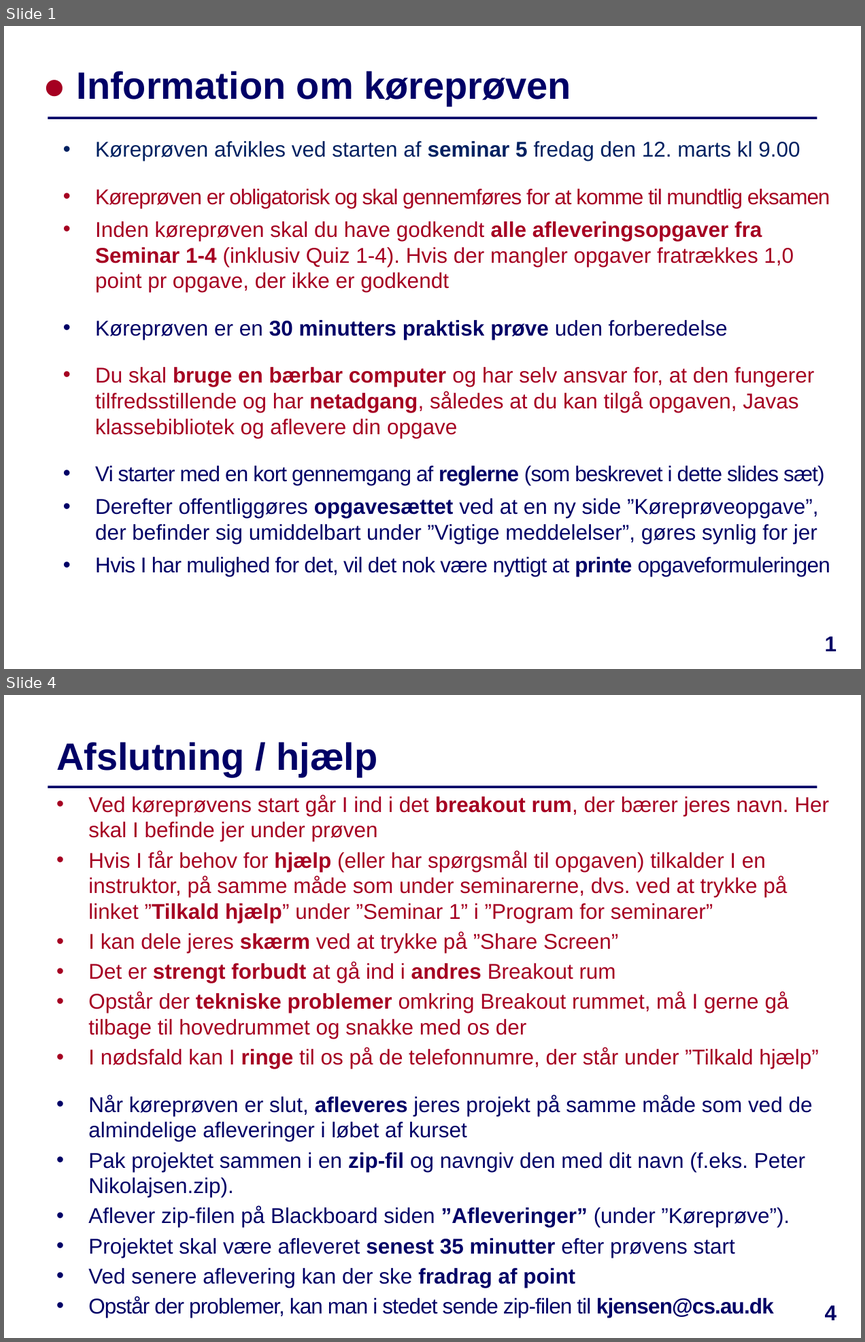
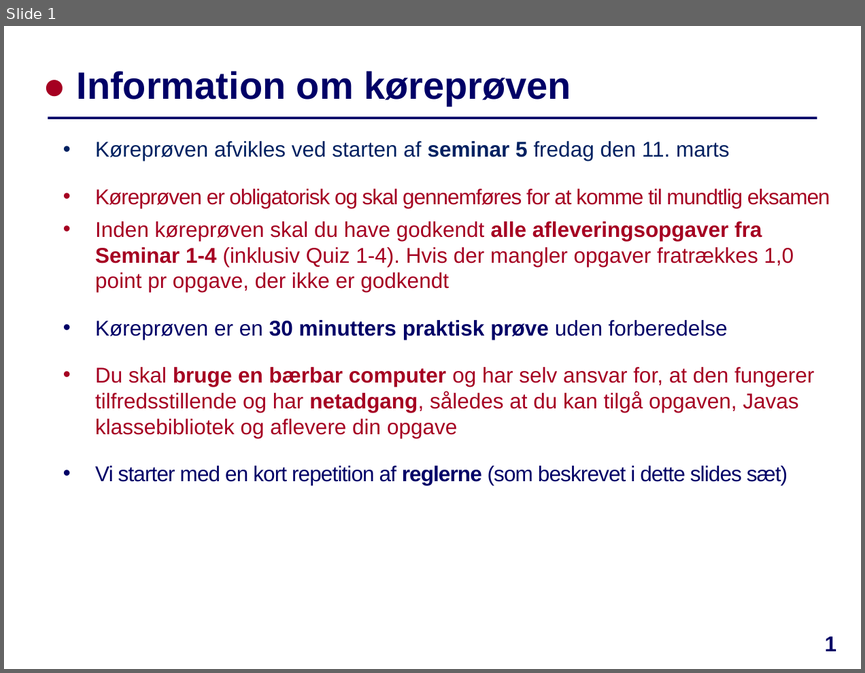
Before and after one commit to IntProgAU/Materiale, a slide deck: web/g22/status/Køreprøven.pptx. Shown one above the other, each under a label of ours: slides 1 and 4 before the commit, slide 1 after it; the slides between them are not shown. The pictures are 865x1342 and 865x673 pixels, drawn with LibreOffice and Linux fonts; fonts in the diff are those of the drawing. Boxes give left, top, right and bottom in pixels: in the first picture for what was removed or moved away, otherwise in the second. Text is boxed around its words. In the diff, an @@ line names an element or a change of style, - is before the commit and + after.

```diff
--- a/web/g22/status/Køreprøven.pptx
+++ b/web/g22/status/Køreprøven.pptx
@@ slide 4 removed at box(4, 695, 861, 1338), background #FFFFFF; not listed: 1 template element that a slide beside it also shows @@
@@ title removed at box(56, 742, 377, 777) @@
-Afslutning / hjælp
@@ text removed at box(88, 795, 829, 1284) @@
-• Ved køreprøvens start går I ind i det breakout rum, der bærer jeres navn. Her skal I befinde jer under prøven
-• Hvis I får behov for hjælp (eller har spørgsmål til opgaven) tilkalder I en instruktor, på samme måde som under seminarerne, dvs. ved at trykke på linket ”Tilkald hjælp” under ”Seminar 1” i ”Program for seminarer”
-• I kan dele jeres skærm ved at trykke på ”Share Screen”
-• Det er strengt forbudt at gå ind i andres Breakout rum
-• Opstår der tekniske problemer omkring Breakout rummet, må I gerne gå tilbage til hovedrummet og snakke med os der
-• I nødsfald kan I ringe til os på de telefonnumre, der står under ”Tilkald hjælp”
-• Når køreprøven er slut, afleveres jeres projekt på samme måde som ved de almindelige afleveringer i løbet af kurset
-• Pak projektet sammen i en zip-fil og navngiv den med dit navn (f.eks. Peter Nikolajsen.zip).
-• Aflever zip-filen på Blackboard siden ”Afleveringer” (under ”Køreprøve”).
-• Projektet skal være afleveret senest 35 minutter efter prøvens start
-• Ved senere aflevering kan der ske fradrag af point
-• Opstår der problemer, kan man i stedet sende zip-filen til kjensen@cs.au.dk
@@ page number removed at box(825, 1305, 837, 1320) @@
-4
@@ slide 1 changed as well @@
@@ text at box(95, 141, 730, 161): text changed @@
-• Køreprøven afvikles ved starten af seminar 5 fredag den 12. marts kl 9.00
+• Køreprøven afvikles ved starten af seminar 5 fredag den 11. marts
@@ text at box(95, 465, 787, 485): text changed @@
-  • Vi starter med en kort gennemgang af reglerne (som beskrevet i dette slides sæt)
-  • Derefter offentliggøres opgavesættet ved at en ny side ”Køreprøveopgave”, der befinder sig umiddelbart under ”Vigtige meddelelser”, gøres synlig for jer
-  • Hvis I har mulighed for det, vil det nok være nyttigt at printe opgaveformuleringen
+  • Vi starter med en kort repetition af reglerne (som beskrevet i dette slides sæt)
```
Also in this commit, not shown: 4 other slides changed, 2 slides added, 7 other files.
